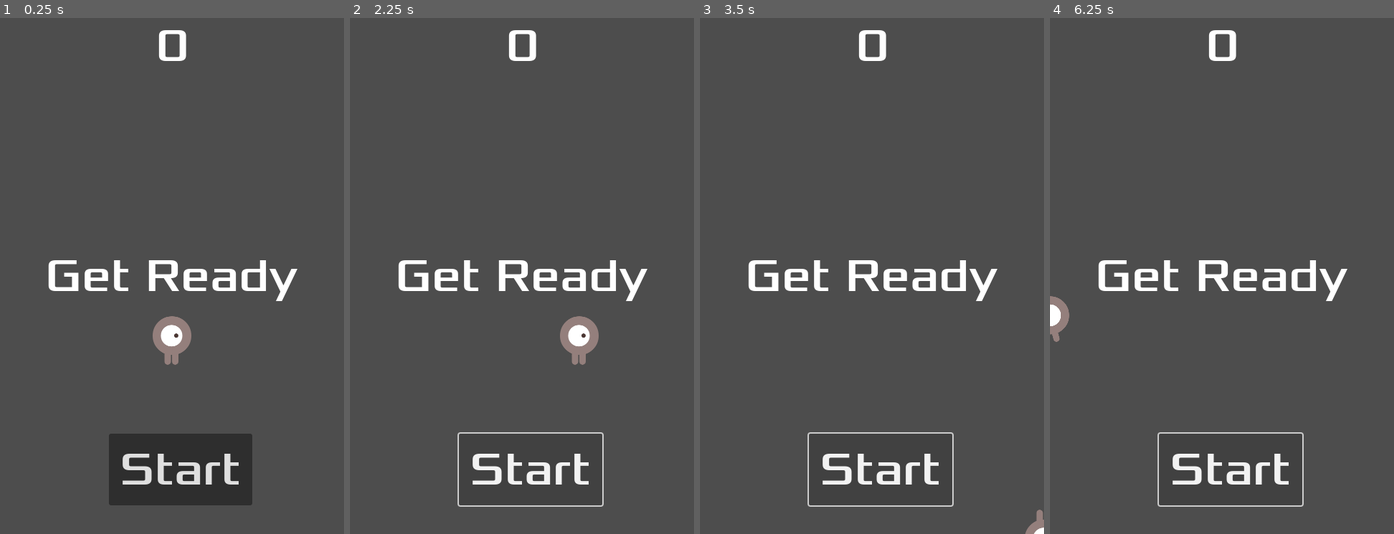
Above: before the commit, frames 1-4 (left to right).
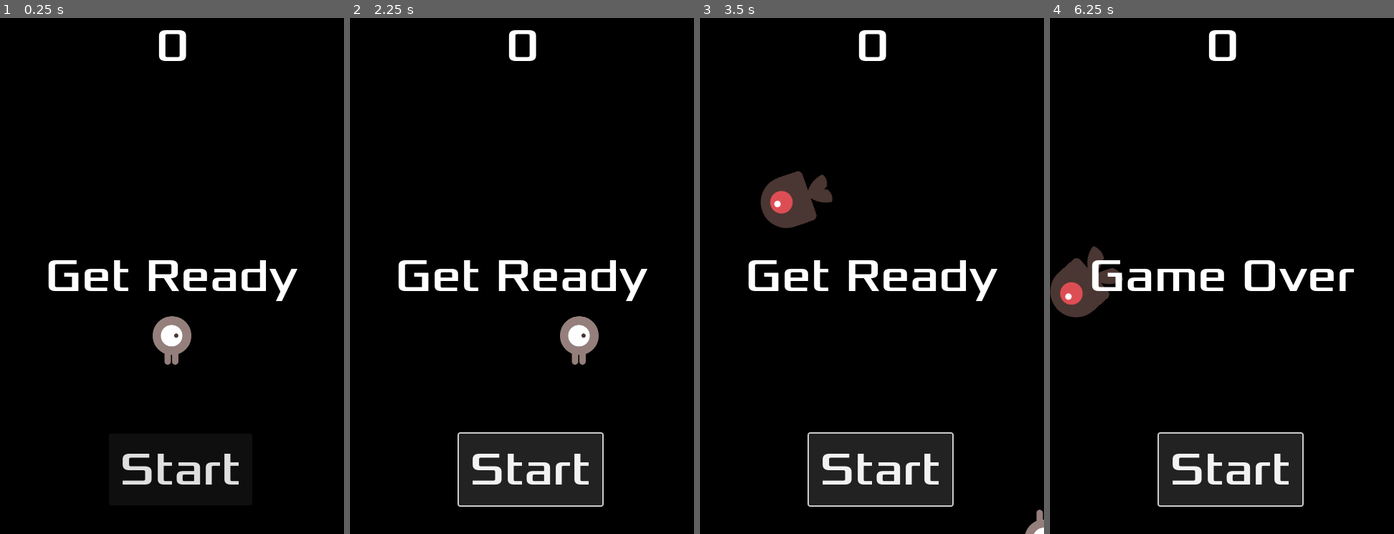
Above: after the commit, the same moments.

Repository: Fireteen69/1st-game
Game: Godot game, scene res://main.tscn
Two runs of this game, one before a commit and one after it. Both use one fixed random seed, a clock stepped at 60 frames per second and the inputs below.
Inputs:
- Up to frame 1 (0.25 s): no input
- Up to frame 2 (2.25 s): click "Start" at 0.5 s; click "Start" at 1.25 s; tap Enter at 2 s; hold Right (move_right) from 2.03 s (still down)
- Up to frame 3 (3.5 s): release Right (move_right) at 2.78 s; hold Down (move_down) from 2.78 s (still down)
- Up to frame 4 (6.25 s): release Down (move_down) at 3.53 s; hold Right (move_right) 3.53-4.28 s; hold Up (move_up) 4.28-5.03 s; hold Left (move_left) from 5.03 s (still down)

The runs differ from the first frame. In frame 1, 97% of the frame differs, in the area x 0-100%, y 0-100%; in frame 2, 96%; in frame 3, 97%; in frame 4, 98%.
Error before the commit: Invalid assignment of property or key 'progress_ratio' with value of type 'float' on a base object of type 'null instance'. (res://main.gd:36)

Commit message:
making ui as of currently

Diff:
--- a/1st game/main.gd
+++ b/1st game/main.gd
@@ -7,17 +7,10 @@
 	new_game()
 	$HUD.update_score(score)
 	$HUD.show_message("Get Ready")
-
-
-# Called every frame. 'delta' is the elapsed time since the previous frame.
 func _process(delta):
 	pass
-
-
 func _on_player_hit():
 	pass # Replace with function body.
-
-
 func game_over():
 	$ScoreTimer.stop()
 	$MobTimer.stop()
@@ -26,39 +19,24 @@
 	score = 0
 	$Player.start($StartPosition.position)
 	$StartTimer.start()
-
+	get_tree().call_group("mobs", "queue_free")
 func _on_mob_timer_timeout():
 	# Create a new instance of the Mob scene.
 	var mob = mob_scene.instantiate()
-
-		# Choose a random location on Path2D.
 	var mob_spawn_location = $MobPath/MobSpawnLocation
 	mob_spawn_location.progress_ratio = randf()
-
-	# Set the mob's direction perpendicular to the path direction.
 	var direction = mob_spawn_location.rotation + PI / 2
-
-	# Set the mob's position to a random location.
 	mob.position = mob_spawn_location.position
-
-	# Add some randomness to the direction.
 	direction += randf_range(-PI / 4, PI / 4)
 	mob.rotation = direction
-
-	# Choose the velocity for the mob.
-	var velocity = Vector2(randf_range(150.0, 250.0), 0.0)
+	var velocity = Vector2(randf_range(150.0, 250), 0.0)
 	mob.linear_velocity = velocity.rotated(direction)
-
-	# Spawn the mob by adding it to the Main scene.
 	add_child(mob)
-
-
 func _on_score_timer_timeout():
 	$HUD.update_score(score)
-
 func _on_start_timer_timeout():
 	$MobTimer.start()
 	$ScoreTimer.start()
-
 func _on_hud_start_game():
-	pass # Replace with function body.
+	$HUD.update_score(score)
+	$HUD.show_message("Get Ready")
--- a/1st game/main.tscn
+++ b/1st game/main.tscn
@@ -1,9 +1,11 @@
-[gd_scene load_steps=6 format=3 uid="uid://bb5p68ricjojt"]
+[gd_scene load_steps=8 format=3 uid="uid://bb5p68ricjojt"]
 
 [ext_resource type="PackedScene" uid="uid://dx0dikfrq3rqs" path="res://player.tscn" id="1_ifqf8"]
 [ext_resource type="Script" path="res://main.gd" id="1_n47em"]
 [ext_resource type="PackedScene" uid="uid://b2t4c0q4n5lsg" path="res://mob.tscn" id="2_ow2wt"]
 [ext_resource type="PackedScene" uid="uid://cpvp4e2mfnjjh" path="res://hud.tscn" id="4_njt4g"]
+[ext_resource type="AudioStream" uid="uid://kwox07yhwnw5" path="res://art/gameover.wav" id="5_5kjfx"]
+[ext_resource type="AudioStream" uid="uid://b0inl36oej8p3" path="res://art/House In a Forest Loop.ogg" id="6_53gx8"]
 
 [sub_resource type="Curve2D" id="Curve2D_32684"]
 _data = {
@@ -15,7 +17,23 @@
 script = ExtResource("1_n47em")
 mob_scene = ExtResource("2_ow2wt")
 
+[node name="ColorRect" type="ColorRect" parent="."]
+anchors_preset = 15
+anchor_right = 1.0
+anchor_bottom = 1.0
+grow_horizontal = 2
+grow_vertical = 2
+color = Color(0, 0, 0, 1)
+
 [node name="Player" parent="." instance=ExtResource("1_ifqf8")]
+
+[node name="MobPath" type="Path2D" parent="."]
+position = Vector2(240, 450)
+curve = SubResource("Curve2D_32684")
+
+[node name="MobSpawnLocation" type="PathFollow2D" parent="MobPath"]
+position = Vector2(-242, -453)
+rotation = 0.010438
 
 [node name="MobTimer" type="Timer" parent="."]
 wait_time = 0.5
@@ -28,14 +46,13 @@
 [node name="StartPosition" type="Marker2D" parent="."]
 position = Vector2(240, 450)
 
-[node name="MobPath" type="Path2D" parent="StartPosition"]
-curve = SubResource("Curve2D_32684")
+[node name="HUD" parent="." instance=ExtResource("4_njt4g")]
 
-[node name="MobSpawnLocation" type="PathFollow2D" parent="StartPosition/MobPath"]
-position = Vector2(-242, -453)
-rotation = 0.010438
+[node name="AudioStreamPlayer" type="AudioStreamPlayer" parent="."]
+stream = ExtResource("5_5kjfx")
 
-[node name="HUD" parent="." instance=ExtResource("4_njt4g")]
+[node name="AudioStreamPlayer2" type="AudioStreamPlayer" parent="."]
+stream = ExtResource("6_53gx8")
 
 [connection signal="hit" from="Player" to="." method="game_over"]
 [connection signal="timeout" from="MobTimer" to="." method="_on_mob_timer_timeout"]
--- a/1st game/mob.tscn
+++ b/1st game/mob.tscn
@@ -7,6 +7,10 @@
 [ext_resource type="Texture2D" uid="uid://bebllvh603jom" path="res://art/enemySwimming_2.png" id="4_csvdb"]
 [ext_resource type="Texture2D" uid="uid://15k8uob2wl1" path="res://art/enemyWalking_1.png" id="5_aljl0"]
 [ext_resource type="Texture2D" uid="uid://by151rkvqpbwl" path="res://art/enemyWalking_2.png" id="6_oui6h"]
+
+[sub_resource type="CapsuleShape2D" id="CapsuleShape2D_a5050"]
+radius = 47.0
+height = 94.0
 
 [sub_resource type="SpriteFrames" id="SpriteFrames_vim7k"]
 animations = [{
@@ -44,12 +48,14 @@
 "speed": 15.0
 }]
 
-[node name="Mob" type="RigidBody2D"]
+[node name="Mob" type="RigidBody2D" groups=["mobs"]]
 collision_mask = 0
 gravity_scale = 0.0
 script = ExtResource("1_52nis")
 
 [node name="CollisionShape2D" type="CollisionShape2D" parent="."]
+position = Vector2(1, 0)
+shape = SubResource("CapsuleShape2D_a5050")
 
 [node name="AnimatedSprite2D" type="AnimatedSprite2D" parent="."]
 scale = Vector2(0.75, 0.75)
--- a/1st game/player.gd
+++ b/1st game/player.gd
@@ -7,7 +7,6 @@
 	position = pos
 	show()
 	$CollisionShape2D.set_deferred("disabled", false)
-# Called when the node enters the scene tree for the first time.
 func _ready() -> void:
 	screen_size = get_viewport_rect().size
 	#screen_size = get_viewport_rect().size
@@ -28,7 +27,7 @@
 		$AnimatedSprite2D.play()
 	else:
 		$AnimatedSprite2D.stop()
-	print(screen_size)
+
 	position += velocity * delta
 	position = position.clamp(Vector2.ZERO, screen_size)
 	if velocity.x != 0:
@@ -39,3 +38,12 @@
 	elif velocity.y != 0:
 		$AnimatedSprite2D.animation = "up"
 		$AnimatedSprite2D.flip_v = velocity.y > 0
+
+
+
+
+
+func _on_body_entered(body: Node2D)-> void:
+	hide()
+	hit.emit()
+	$CollisionShape2D.set_deferred("disabled", true)
--- a/1st game/player.tscn
+++ b/1st game/player.tscn
@@ -49,3 +49,5 @@
 
 [node name="CollisionShape2D" type="CollisionShape2D" parent="."]
 shape = SubResource("CapsuleShape2D_u36no")
+
+[connection signal="body_entered" from="." to="." method="_on_body_entered"]
Not shown: 1 places in 1st game/mob.tscn that only renumber resources
